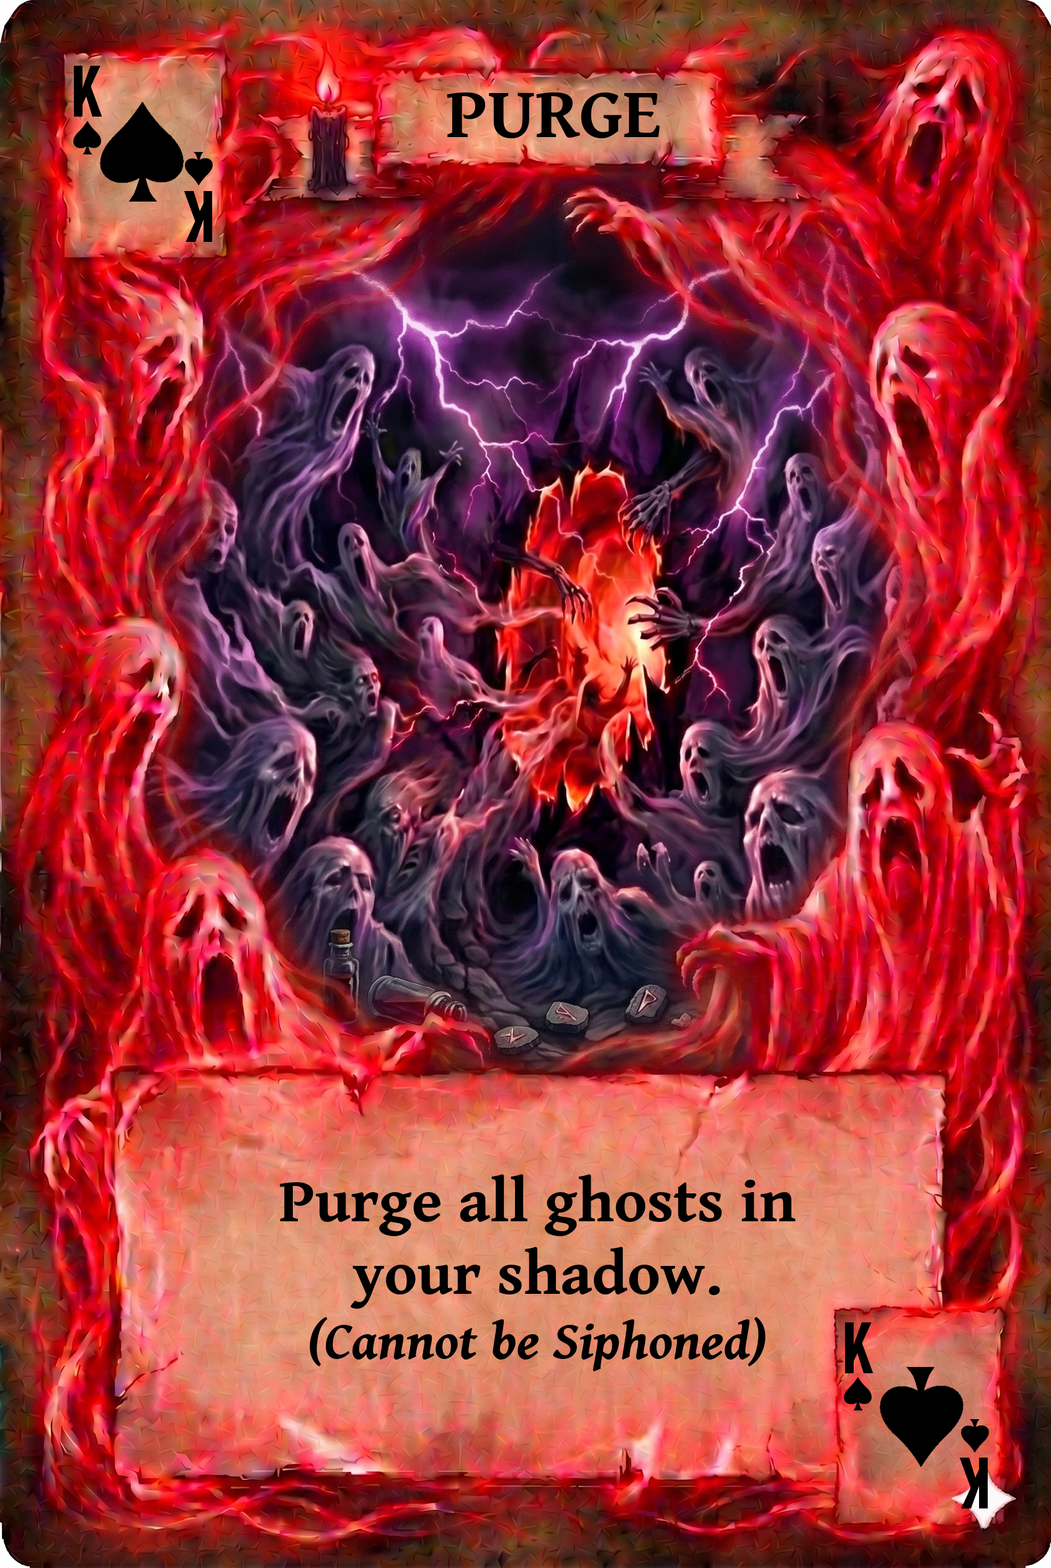
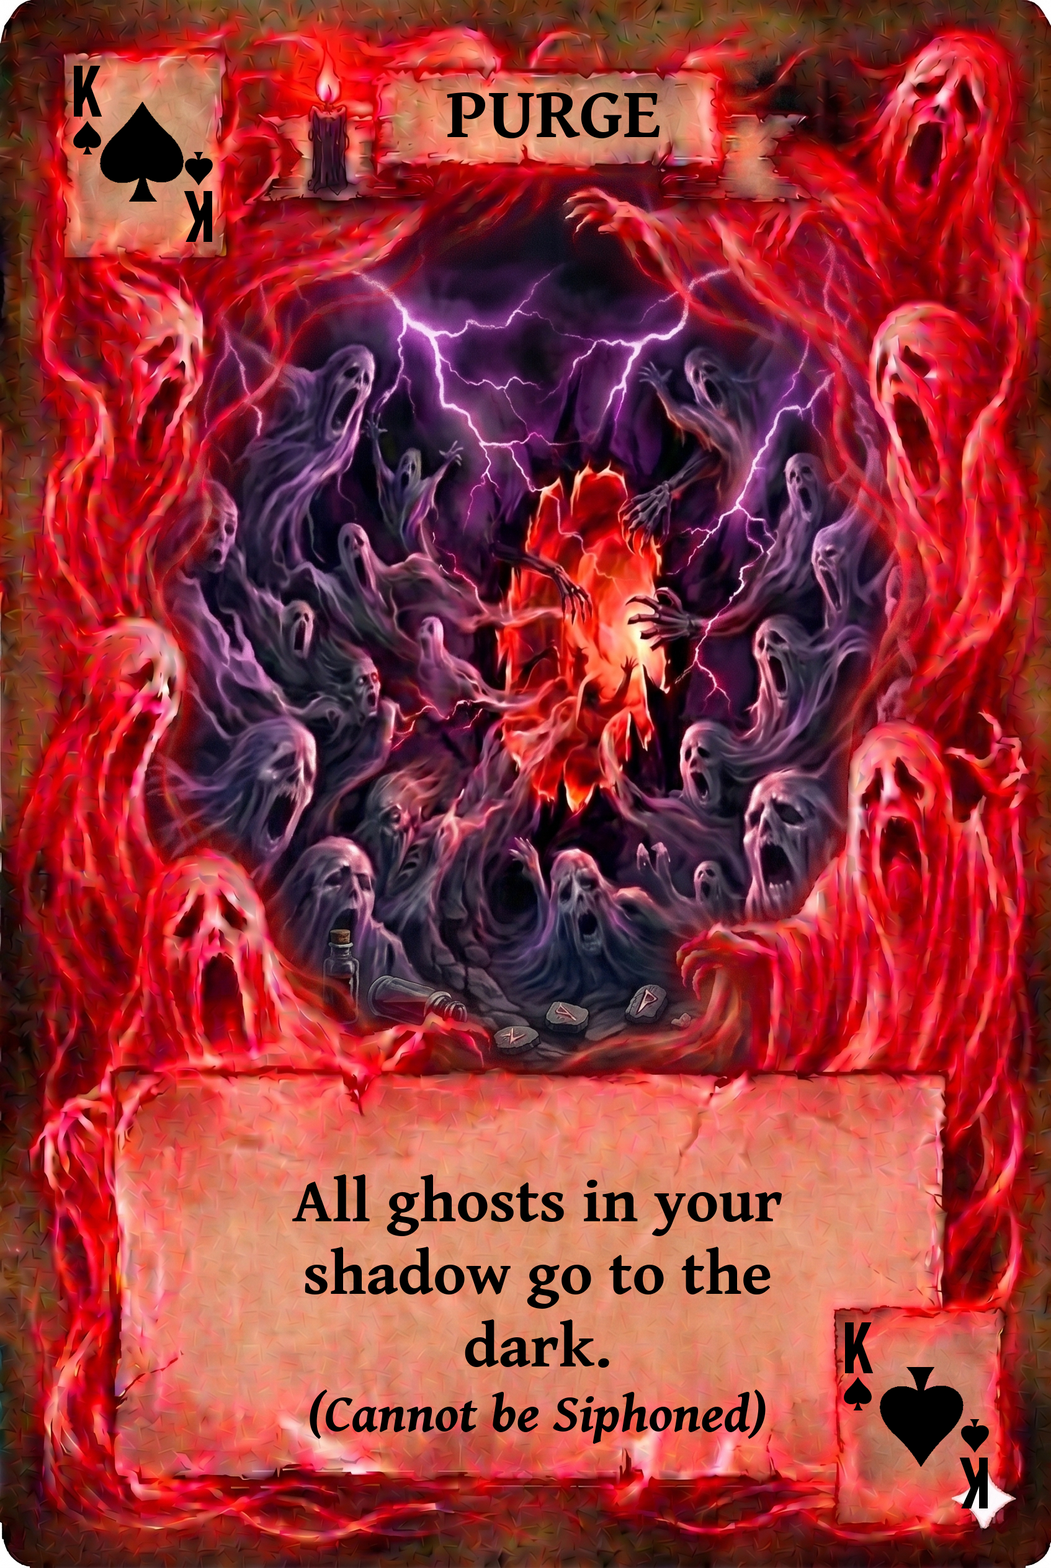
Two versions of the same layered image (1051×1568). Layer-by-layer changes:
renamed "Purge all ghosts in your shado..." to "All ghosts in your shadow go t...", painted on it over [279, 1174, 796, 1444]